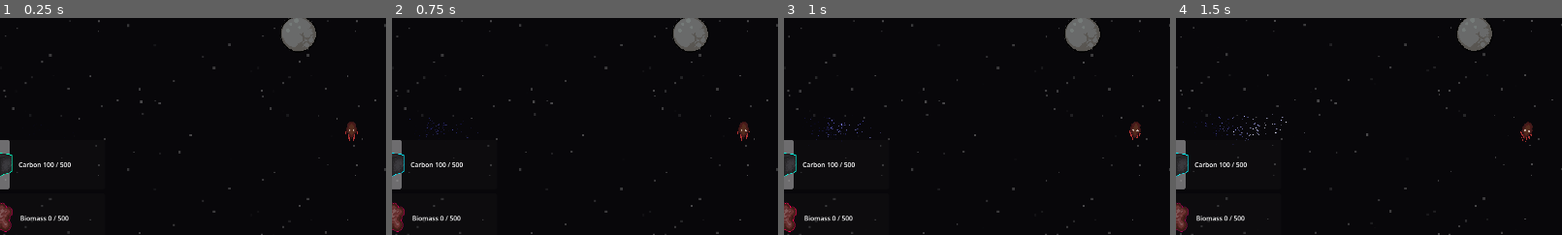
Above: before the commit, frames 1-4 (left to right).
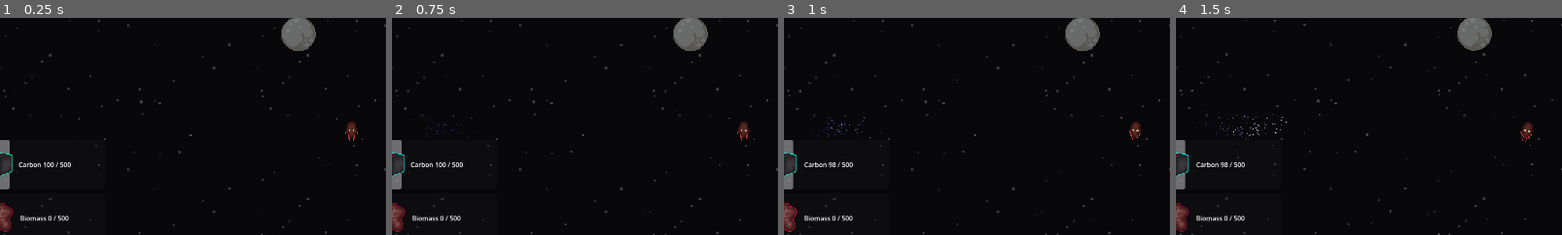
Above: after the commit, the same moments.

Repository: Erica-99/TinyWorld
Game: Godot game, scene res://scenes/star_map.tscn
Two runs of this game, one before a commit and one after it. Both use one fixed random seed, a clock stepped at 60 frames per second and the inputs below. The project has no main scene, so this scene is started directly.
Inputs (mouse positions are % of the whole screen's width and height, from its top left):
- Up to frame 1 (0.25 s): no input
- Up to frame 2 (0.75 s): move the mouse to (72, 45) at 0.52 s; hold D (Right) from 0.53 s (still down); hold Shift (Fire Dampers) from 0.53 s (still down)
- Up to frame 3 (1 s): keep holding D (Right); keep holding Shift (Fire Dampers)
- Up to frame 4 (1.5 s): move the mouse to (30, 55) at 1.27 s; release D (Right) at 1.28 s; release Shift (Fire Dampers) at 1.28 s; hold S (Reverse) from 1.28 s (still down); tap Space (Landing Mode) at 1.35 s
The pictures show only the part of the screen within x 5-55%, y 24-74%; the shares and areas given below are measured in that part.

Frames 1-2 are identical in both runs. In frame 3, 0.3% of the frame differs, in the area x 2-19%, y 56-80%; in frame 4, 0.3%.

Commit message:
Implement taking damage

Diff:
--- a/scenes/ship.tscn
+++ b/scenes/ship.tscn
@@ -59,6 +59,9 @@
 script = ExtResource("6_7j21i")
 mineral_stores = 223
 
+[node name="CarbonTicker" type="Timer" parent="Inventory" unique_id=496759966]
+autostart = true
+
 [node name="SurgeArea" type="Area2D" parent="." unique_id=1963121455]
 collision_layer = 64
 collision_mask = 8
@@ -69,4 +72,5 @@
 disabled = true
 
 [connection signal="body_entered" from="EatingZone" to="LandingManager" method="_on_eating_zone_body_entered"]
+[connection signal="timeout" from="Inventory/CarbonTicker" to="Inventory" method="_on_carbon_ticker_timeout"]
 [connection signal="area_entered" from="SurgeArea" to="MovementManager" method="_on_surge_area_area_entered"]
--- a/scripts/inventory.gd
+++ b/scripts/inventory.gd
@@ -5,6 +5,7 @@
 @export var max_carbon: int = 500
 @export var max_surges: int = 5
 @export var minerals_per_surge: int = 100
+@export var carbon_tick_rate: int = 2
 
 @export var carbon_stores: int = 100:
 	set(value):
@@ -23,3 +24,11 @@
 func use_surge() -> void:
 	mineral_stores -= minerals_per_surge
 	mineral_stores = clampi(mineral_stores, 0, max_surges * minerals_per_surge)
+
+
+func take_damage(damage: int) -> void:
+	carbon_stores -= damage
+
+
+func _on_carbon_ticker_timeout() -> void:
+	carbon_stores -= carbon_tick_rate
--- a/scripts/laser_turret.gd
+++ b/scripts/laser_turret.gd
@@ -5,6 +5,7 @@
 @export var firing_delay: float = 0.15
 @export var laser_linger_time: float = 0.2
 @export var cooldown: float = 3
+@export var damage: int = 100
 
 @onready var aiming_raycast: RayCast2D = $AimingRaycast
 @onready var aiming_line: Line2D = $AimingLaser
@@ -91,7 +92,7 @@
 
 
 func damage_player(ship: RigidBody2D) -> void:
-	print("hit player")
+	ship.take_damage(damage)
 	pass
 
 
@@ -108,7 +109,6 @@
 
 func enable() -> void:
 	enabled = true
-	print("turret enabled")
 
 
 # Called by the parent when the turret is damaged
--- a/scripts/resources.gd
+++ b/scripts/resources.gd
@@ -4,7 +4,6 @@
 
 @onready var carbonHUD = $VBoxContainer/Carbon
 @onready var BiomassHUD = $VBoxContainer/Biomass
-@onready var MineralHUD = $VBoxContainer/Minerals
 @onready var SurgeHUD = $VBoxContainer/Surgecounter
 @onready var inventory = ship.inventory
 
--- a/scripts/ship.gd
+++ b/scripts/ship.gd
@@ -17,7 +17,6 @@
 
 
 func _ready() -> void:
-
 	inventory = $Inventory
 	swap_to_node(movement_mode)
 	sprites.play("Flying")
@@ -34,6 +33,9 @@
 		landing_target = null
 	elif nearest_planet.onscreen:
 		landing_target = nearest_planet
+
+	if inventory.carbon_stores <= 0:
+		die()
 
 
 func add_near_planet(planet: Area2D) -> void:
@@ -127,6 +129,23 @@
 			$EatingManager.process_mode = Node.PROCESS_MODE_INHERIT
 
 
+func take_damage(damage: int) -> void:
+	inventory.take_damage(damage)
+	sprites.modulate = Color("f51b00")
+	await get_tree().create_timer(0.1).timeout
+	sprites.modulate = Color.WHITE
+
+
+func die() -> void:
+	print("player dead")
+	$MovementManager.process_mode = Node.PROCESS_MODE_DISABLED
+	$LandingManager.process_mode = Node.PROCESS_MODE_DISABLED
+	$EatingManager.process_mode = Node.PROCESS_MODE_DISABLED
+
+
+	pass
+
+
 ## One-off inputs (dampers, landing mode)
 func _unhandled_input(event):
 	if movement_mode == ENUMS.PlayerMovementMode.READY_TO_LAND:
Not shown: 1 places in scenes/star_map.tscn that only renumber resources
